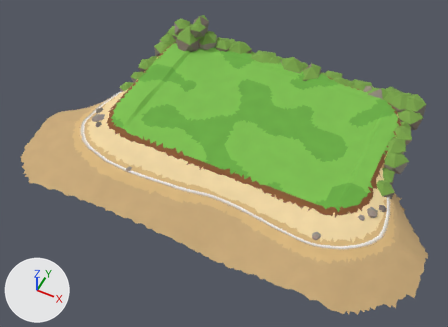
Renders of the glTF model public/models/valora-island-ph.glb from each side of a commit.
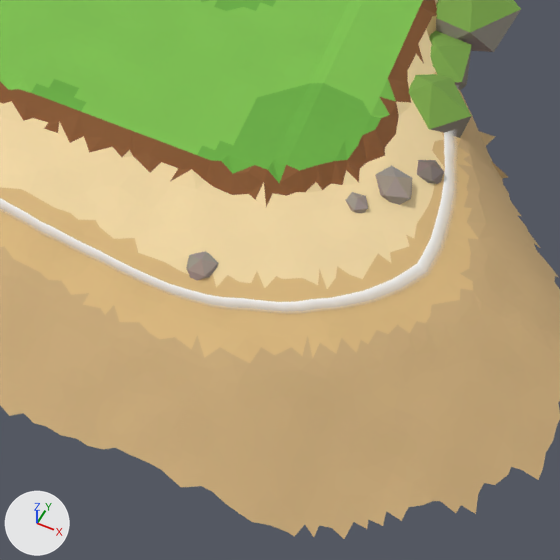
There are two pictures of each version: one whole from a 50 mm camera at (18.71, -35.85, 38.67) aimed at (2.38, -3.19, -2.16), one close up on the part from 58% to 94% of the width and 49% to 98% of the height. Arrows for +X, +Y and +Z are at lower left; the lights stay in place. The older version's two pictures come first. Vertices at exactly the same position are counted once.

Script lines for the objects in view, before the commit:
```python
me_foam = bpy.data.meshes.new('foam')
me_foam.from_pydata(...)  # 520 vertices, 520 faces; spans x -11.0..17.4, y -8.8..10.4, z -0.9
me_foam.materials.append(mat_island_foam)
me_terrain = bpy.data.meshes.new('terrain')
me_terrain.from_pydata(...)  # 7402 vertices, 14212 faces; spans x -15.1..20.9, y -12.3..11.2, z -3.3..2.7
me_terrain.materials.append(mat_island_land)
ob_foam = bpy.data.objects.new('foam', me_foam)
ob_foam.location = (0.0, 0.0, 0.0)
ob_island = bpy.data.objects.new('island', me_terrain)
ob_island.location = (0.0, 0.0, 0.0)
```
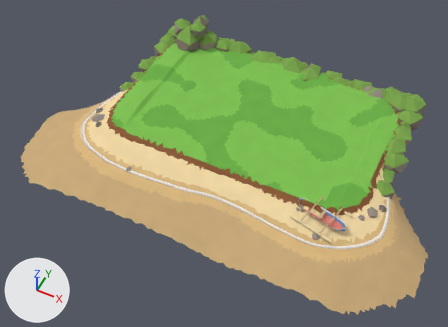
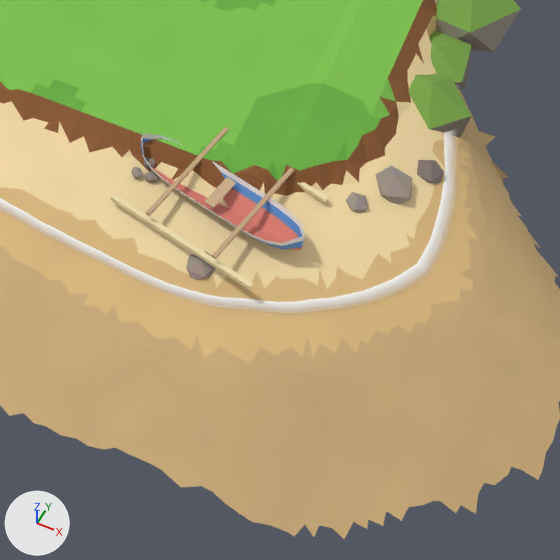
Changed parts and their boxes (x1, y1, x2, y2) in the close-ups (560 x 560 px):
part 1 of me_terrain, added
    after: (143, 158, 155, 169)
part 2 of me_terrain, added
    after: (145, 171, 159, 183)
part 3 of me_terrain, added
    after: (132, 167, 143, 179)
part 4 of me_terrain, added (pink)
    after: (141, 134, 305, 250)
part 5 of me_terrain, added
    after: (111, 127, 329, 290)

The change, as a list of edits to the scene's bpy script:
```text
Change me_terrain:
    used by ob_island; location = (0.0, 0.0, 0.0)
    remove me_terrain.from_pydata(...)  # 7402 vertices, 14212 faces; spans x -15.1..20.9, y -12.3..11.2, z -3.3..2.7
    add me_terrain.from_pydata(...)  # 7583 vertices, 14500 faces; spans x -15.1..20.9, y -12.3..11.2, z -3.3..2.7
    me_terrain part 1: the loose piece of 12 vertices spanning x 12.3..13.0, y -8.2..-7.4, z -1.0..-0.6 is copied, and the copy is scaled about its middle by (-0.363, -0.295, 0.616), then moved by (-2.0, 1.8, 0.5); it spans x 10.5..10.7, y -6.1..-5.9, z -0.5..-0.1
    me_terrain part 2: the loose piece of 12 vertices spanning x 15.4..16.3, y -4.4..-3.4, z -1.0..-0.2 is copied, and the copy is turned 82.7 degrees about the z axis through its middle and scaled by 0.32, then moved by (-5.0, -2.4, 0.2); it spans x 10.6..11.0, y -6.4..-6.2, z -0.5..-0.2
    me_terrain part 3: the loose piece of 12 vertices spanning x 14.9..15.5, y -5.1..-4.5, z -0.7..-0.3 is copied, and the copy is scaled about its middle by (-0.468, -0.486, 0.602), then moved by (-4.8, -1.5, 0.2); it spans x 10.3..10.6, y -6.5..-6.2, z -0.5..-0.2
    me_terrain part 4: a new loose piece of 105 vertices spanning x 10.3..14.5, y -7.1..-5.4, z -0.5..0.2, in mat_island_land
    me_terrain part 5
    40 vertices are added at x 10.2..14.6, y -8.2..-4.2, z -0.5..0.0
    60 new faces join them
```
